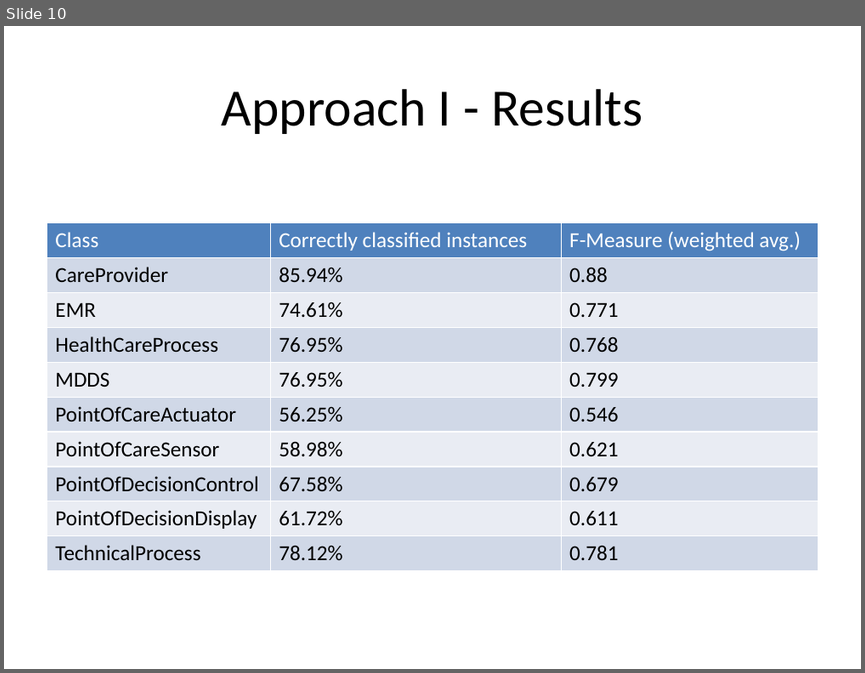
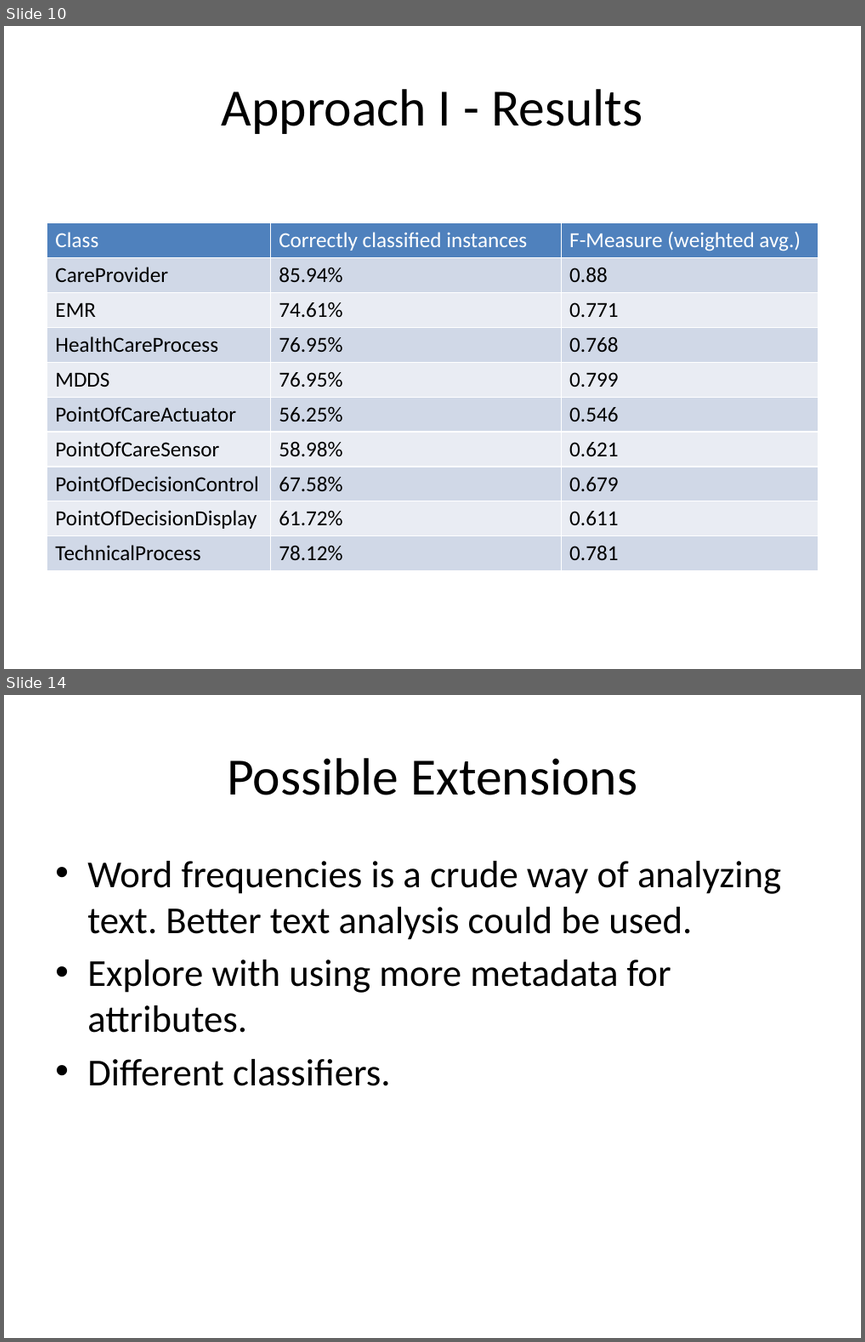
Before and after one commit to sdiemert/SENG_474_Project, a slide deck: presentation/presentation.pptx. Shown one above the other, each under a label of ours: slide 10 before the commit, slides 10 and 14 after it; the slides between them are not shown. The pictures are 865x673 and 865x1342 pixels, drawn with LibreOffice and Linux fonts; fonts in the diff are those of the drawing. Boxes give left, top, right and bottom in pixels: in the first picture for what was removed or moved away, otherwise in the second. Text is boxed around its words. In the diff, an @@ line names an element or a change of style, - is before the commit and + after.

```diff
--- a/presentation/presentation.pptx
+++ b/presentation/presentation.pptx
@@ slide 14 added at box(4, 695, 861, 1338), background #FFFFFF @@
@@ title added at box(227, 758, 637, 795), 44 pt, text #000000 @@
+Possible Extensions
@@ text added at box(87, 861, 781, 1086), 32 pt, text #000000 @@
+• Word frequencies is a crude way of analyzing text. Better text analysis could be used.
+• Explore with using more metadata for attributes.
+• Different classifiers.
```
Also in this commit, not shown: 3 slides changed, 1 other slide added, 1 slide removed, 1 other file.
